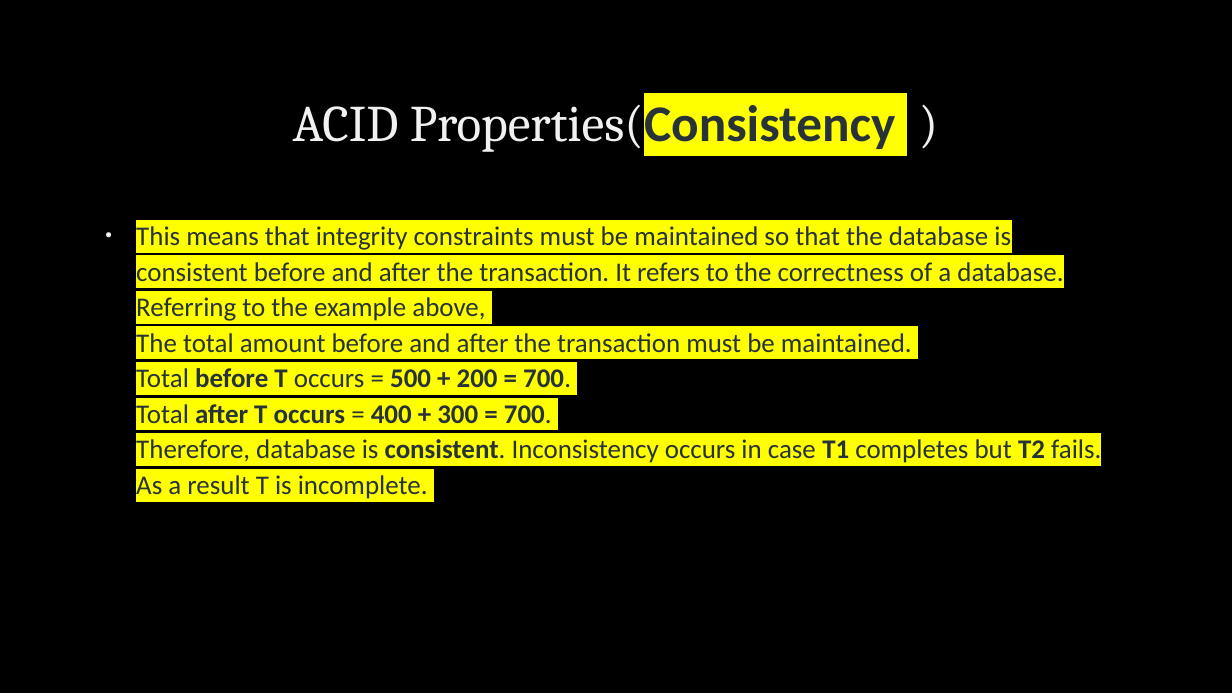
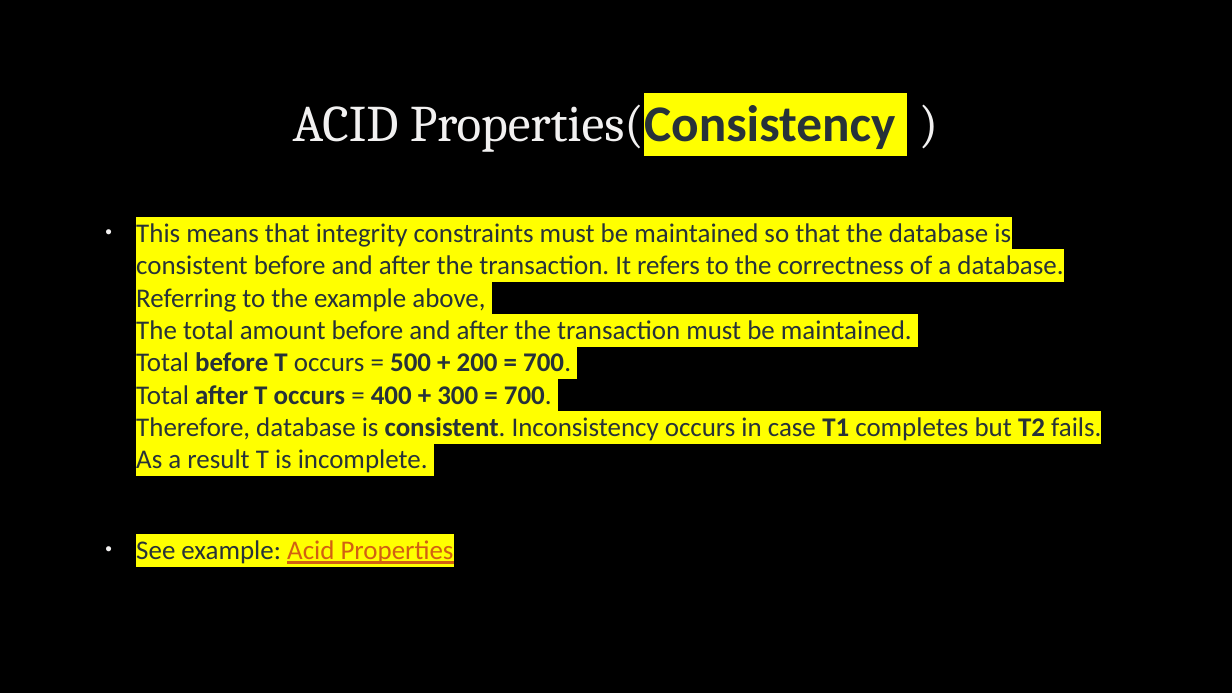
Before and after one commit to thuva11/BigDataPythonScalaSpark, a slide deck: slide 13 of Week2/Day2/SQL_Introduction.pptx. Drawn at 1232x693 pixels with LibreOffice and Linux fonts; fonts in the diff are those of the drawing; background and template pictures are left out. Boxes give left, top, right and bottom in pixels: in the first picture for what was removed or moved away, otherwise in the second. Text is boxed around its words. In the diff, an @@ line names an element or a change of style, - is before the commit and + after.

Commit message:
fixed slide

```diff
--- a/Week2/Day2/SQL_Introduction.pptx
+++ b/Week2/Day2/SQL_Introduction.pptx
@@ text at bbox=[136, 223, 1101, 473]: line spacing 1.1 to 1 @@
@@ text at bbox=[136, 540, 454, 564]: paragraph added @@
+• See example: Acid Properties
```
